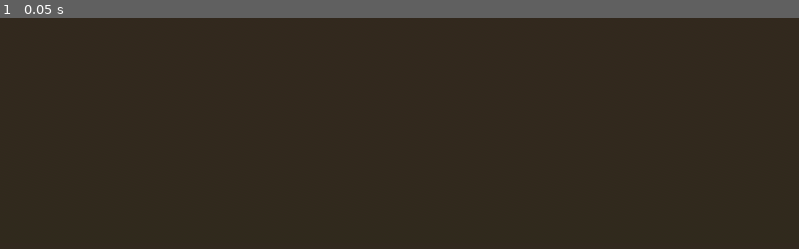
Above: before the commit, frame 1.
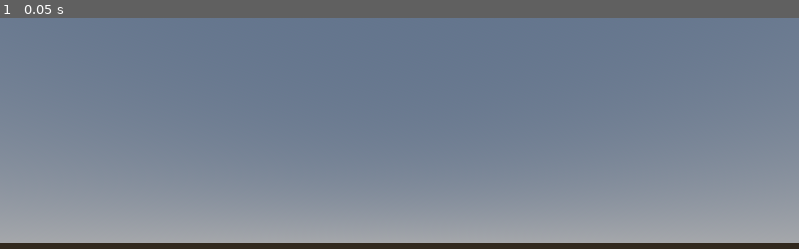
Above: after the commit, the same moment.

Repository: Vorblaka/boomerfall
Game: Godot game, scene res://Core/Level.tscn
The game is run twice, just before and just after one commit, with the same random seed, the same clock (stepped at 60 frames per second) and the same inputs. The engine's default icon, where the game draws it, is replaced by a stand-in: a white triangle on a blue panel in a dark square.
Inputs:
- Up to frame 1 (0.05 s): no input

The runs differ from the first frame. In frame 1, 97% of the frame differs, in the area x 0-100%, y 0-98%.

Commit message:
lane positions

Diff:
--- a/Core/Level.tscn
+++ b/Core/Level.tscn
@@ -6,9 +6,6 @@
 [ext_resource type="PackedScene" uid="uid://bh51y6atw8mxh" path="res://Core/Projectile.tscn" id="3_h7iwn"]
 
 [sub_resource type="ProceduralSkyMaterial" id="ProceduralSkyMaterial_jfla8"]
-sky_top_color = Color(0.2, 0.16470589, 0.1254902, 1)
-sky_horizon_color = Color(0.19215687, 0.16862746, 0.12156863, 1)
-sky_cover_modulate = Color(0.2, 0.16078432, 0.1254902, 1)
 ground_horizon_color = Color(0.19607843, 0.16470589, 0.1254902, 1)
 
 [sub_resource type="Sky" id="Sky_6s6ic"]
@@ -24,9 +21,6 @@
 
 [node name="Camera3D" type="Camera3D" parent="." unique_id=1924576834]
 transform = Transform3D(1, 0, 0, 0, 1, 0, 0, 0, 1, 0, 5, 30)
-
-[node name="WorldEnvironment" type="WorldEnvironment" parent="Camera3D" unique_id=129281676]
-environment = SubResource("Environment_rs3y6")
 
 [node name="Giuseppi_Cicala" parent="." unique_id=698165976 instance=ExtResource("2_t83br")]
 transform = Transform3D(1, 0, 0, 0, 1, 0, 0, 0, 1, 30, 40, 0)
@@ -51,3 +45,18 @@
 
 [node name="Projectile_4" parent="." unique_id=155174977 instance=ExtResource("3_h7iwn")]
 transform = Transform3D(1, 0, 0, 0, 1, 0, 0, 0, 1, -30, -50, 0)
+
+[node name="WorldEnvironment" type="WorldEnvironment" parent="." unique_id=129281676]
+environment = SubResource("Environment_rs3y6")
+
+[node name="PlayerLane1" type="Marker3D" parent="." unique_id=544717405]
+transform = Transform3D(1, 0, 0, 0, 1, 0, 0, 0, 1, -2.1140938, 0, 0)
+
+[node name="PlayerLane2" type="Marker3D" parent="." unique_id=458517793]
+transform = Transform3D(1, 0, 0, 0, 1, 0, 0, 0, 1, -0.94181204, 0, 0)
+
+[node name="PlayerLane3" type="Marker3D" parent="." unique_id=628521829]
+transform = Transform3D(1, 0, 0, 0, 1, 0, 0, 0, 1, 0.84536505, 0, 0)
+
+[node name="PlayerLane4" type="Marker3D" parent="." unique_id=812138364]
+transform = Transform3D(1, 0, 0, 0, 1, 0, 0, 0, 1, 1.6762695, 0, 0)
--- a/Core/shooter.gd
+++ b/Core/shooter.gd
@@ -7,20 +7,41 @@
 var active_projectile : PackedScene
 var movement_speed : float = 25
 var muzzle_offset : float = 1.0
+var lane_positions : Array[Vector3]
+var lane_index : int = -1
 
 func _ready() -> void:
 	active_projectile = projectiles_scenes.pick_random()
+	lane_positions = get_tree().get_current_scene().find_children("*", "Marker3D", true).map(func(m): return m.global_position)
+
+	if lane_positions.is_empty():
+		push_warning("Lane positions for players not found: Put Marker3D nodes to use positions.")
+		global_position = Vector3.ZERO
+	else:
+		lane_index = device_ID
+		global_position = lane_positions[device_ID]
 
 func _input(event: InputEvent) -> void:
 # Do nothing if this is notregistered or the input is pressed on a different device
 	if event.device != device_ID || device_ID == -1:
 		return
 
-# Movement inputs
+
 	if Input.is_action_pressed("move_left"):
-		position.x -= movement_speed * get_process_delta_time()
+		# todo: playtest continuos movement input
+		# position.x -= movement_speed * get_process_delta_time()
+
+		# discrete movement input
+		lane_index = (lane_index - 1) % lane_positions.size()
+		global_position = lane_positions[lane_index]
 	if Input.is_action_pressed("move_right"):
-		position.x += movement_speed * get_process_delta_time()
+		# todo: playtest continuos movement input
+		# Continuos movement input
+		#position.x += movement_speed * get_process_delta_time()
+
+		# discrete movement input
+		lane_index = (lane_index + 1) % lane_positions.size()
+		global_position = lane_positions[lane_index]
 
 # Shooting input
 	if Input.is_action_just_pressed("shoot"):
